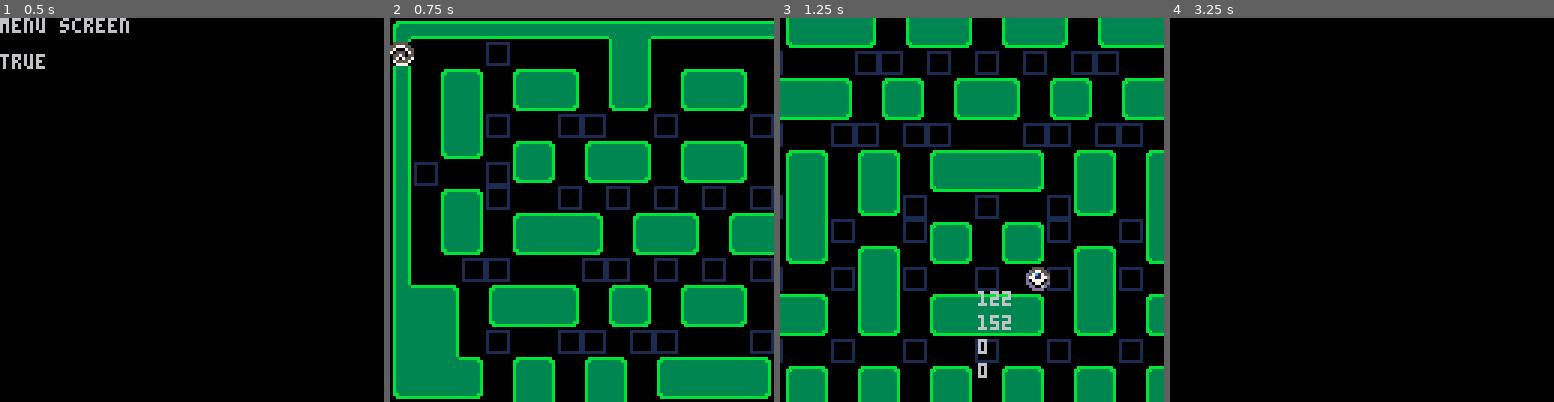
Above: before the commit, frames 1-4 (left to right).
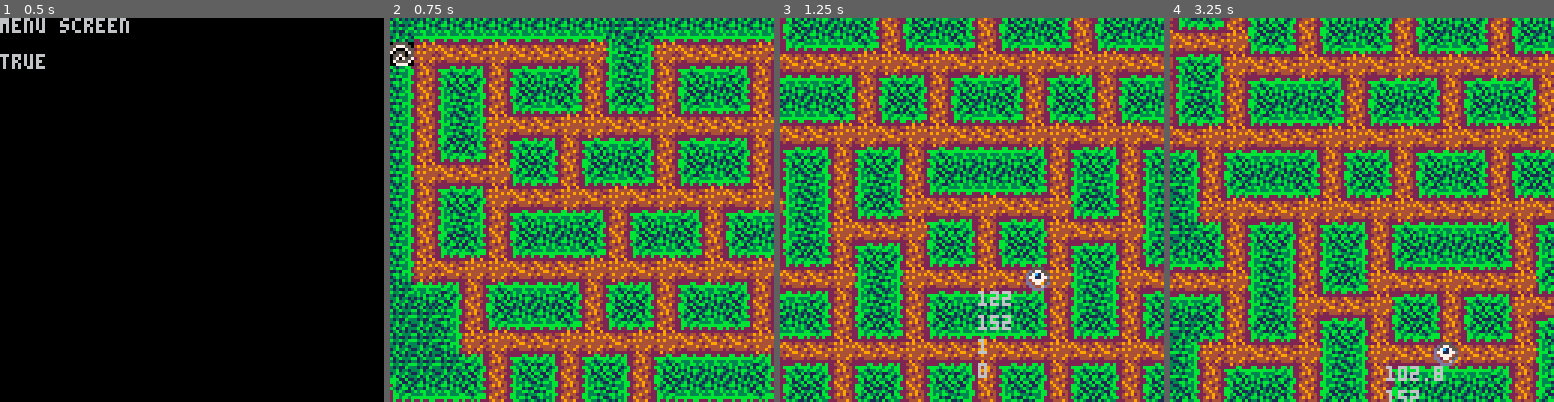
Above: after the commit, the same moments.

Repository: gnarza/CreepyCrawlers
Game: PICO-8 cartridge src/creepycrawler.p8
Same seed, same stepped clock (60 frames per second), same inputs: the game is played once before the commit and once after it.
Inputs:
- Up to frame 1 (0.5 s): tap X (X key) at 0.33 s
- Up to frame 2 (0.75 s): tap O (Z key) at 0.7 s
- Up to frame 3 (1.25 s): tap X (X key) at 1.07 s
- Up to frame 4 (3.25 s): hold Right 1.6-2.1 s; tap O (Z key) every 0.4 s from 1.7 to 2.9 s; tap X (X key) at 1.85, 2.97 s; hold Up 2.15-2.42 s; hold Right 2.47-3.03 s; hold Left from 3.08 s (still down)

Frame 1 is identical in both runs. In frame 2, 76% of the frame differs, in the area x 0-100%, y 0-100%; in frame 3, 78%; in frame 4, 100%.

Commit message:
Changed Map Art

Diff:
--- a/src/creepycrawler.p8
+++ b/src/creepycrawler.p8
@@ -140,7 +140,7 @@
 end
 
 function play_update()
-	buttpress(zbutt,end_init)
+	buttpress(zbutt,menu_init)
 	buttpress(xbutt,togglesound)
 
   update_game()
@@ -155,7 +155,7 @@
 	draw_crawlers()
   draw_bugs()
   -- if(#crawlers>1)then
-    print(#bugs,pl.x-16,pl.y+24)
+  print(currentLvl,pl.x-16,pl.y+24)
   -- end
   print(pl.length,pl.x-16,pl.y+32)
   print(pl.x, pl.x-16,pl.y+8)
@@ -201,6 +201,7 @@
   local b={}
   b.x=x
   b.y=y
+  b.width=4
   b.speed=1.1
   b.dx=0
   b.dy=0
@@ -223,7 +224,7 @@
   -- is player?
   c.pl=false
 
-	-- position
+  -- position
 	c.x=x
 	c.y=y
 	-- movement
@@ -244,7 +245,7 @@
 
   -- body
   c.tail={}
-    c.length=0
+  c.length=0
   c.maxLength=10
   c.tailSpr=33
 
@@ -349,7 +350,7 @@
     -- end
 
     currentLvl+=1
-    if(currentLvl==4)then
+    if(currentLvl>3)then
       end_init()
     end
   end
@@ -359,7 +360,7 @@
   spawner=lvl.spwnMgr
   lvl.sc+=1
   -- if(#bugs==0) then
-    lvl.sb+=1
+  lvl.sb+=1
   -- end
 
   -- make a new crawler if reached frequency and meet other criteria
@@ -772,18 +772,22 @@
   local dir={}
   local b=(get_dir(o)+2)%4
   -- left,down,right,up = 0,1,2,3
-  local currDir = get_dir(o)
-
-  if(wallColl(o,1,0)==false and currDir!=0 and currDir!=2)then
+  -- local currDir = get_dir(o)
+
+  -- if(wallColl(o,1,0)==false and currDir!=0 and currDir!=2)then
+  if(wallColl(o,1,0)==false and b!=0)then
     add(dir,0)
   end
-  if(wallColl(o,0,1)==false and currDir!=1 and currDir!=3)then
+  -- if(wallColl(o,0,1)==false and currDir!=1 and currDir!=3)then
+  if(wallColl(o,0,1)==false and b!=1)then
     add(dir,1)
   end
-  if(wallColl(o,-1,0)==false and currDir!=2 and currDir!=0)then
+  -- if(wallColl(o,-1,0)==false and currDir!=2 and currDir!=0)then
+  if(wallColl(o,-1,0)==false and b!=2)then
     add(dir,2)
   end
-  if(wallColl(o,0,-1)==false and currDir!=3 and currDir!=1)then
+  -- if(wallColl(o,0,-1)==false and currDir!=3 and currDir!=1)then
+  if(wallColl(o,0,-1)==false and b!=3)then
     add(dir,3)
   end
 
@@ -980,38 +984,38 @@
 
 
 __gff__
-0001010101010101010101010101010101010101010101010101010101010101204000800300000000000000010101012040204000000000000000000000000000000000000000000000000000000000000000000000000000000000000000000000000000000000000000000000000000000000000000000000000000000000
+0001000100000101010100000101010100000000010000000000000101010101204000800300000000000000010101012040204000000000000000000000000000000000000000000000000000000000000000000000000000000000000000000000000000000000000000000000000000000000000000000000000000000000
 0000000000000000000000000000000000000000000000000000000000000000000000000000000000000000000000000000000000000000000000000000000000000000000000000000000000000000000000000000000000000000000000000000000000000000000000000000000000000000000000000000000000000000
 __map__
-1905050505050505051e1f05050505051e1f0505050505050505180000000000000000000000000000000000000000000000000000000000000000000000000000000000000000000000000000000000000000000000000000000000000000000000000000000000000000000000000000000000000000000000000000000000
-2400000023000000000d0e00000000000d0e0000000023000000240000000000000000000000000000000000000000000000000000000000000000000000000000000000000000000000000000000000000000000000000000000000000000000000000000000000000000000000000000000000000000000000000000000000
-0a00090800091d08000d0e00091d08000d0e00091d08000908000a0000000000000000000000000000000000000000000000000000000000000000000000000000000000000000000000000000000000000000000000000000000000000000000000000000000000000000000000000000000000000000000000000000000000
-0a000d0e00060f0700060700060f0700060700060f07000d0e000a0000000000000000000000000000000000000000000000000000000000000000000000000000000000000000000000000000000000000000000000000000000000000000000000000000000000000000000000000000000000000000000000000000000000
-0a000d0e230000232300002300000023000023230000230d0e000a0000000000000000000000000000000000000000000000000000000000000000000000000000000000000000000000000000000000000000000000000000000000000000000000000000000000000000000000000000000000000000000000000000000000
-0a00060700090800091d0800091d0800091d08000908000607000a0000000000000000000000000000000000000000000000000000000000000000000000000000000000000000000000000000000000000000000000000000000000000000000000000000000000000000000000000000000000000000000000000000000000
-0a23000023060700060f0700060f0700060f07000607230000230a0000000000000000000000000000000000000000000000000000000000000000000000000000000000000000000000000000000000000000000000000000000000000000000000000000000000000000000000000000000000000000000000000000000000
-0a000908230000230023002300230023002300230000230908000a0000000000000000000000000000000000000000000000000000000000000000000000000000000000000000000000000000000000000000000000000000000000000000000000000000000000000000000000000000000000000000000000000000000000
-0a000d0e00091d1d0800091d0800091d0800091d1d08000d0e000a0000000000000000000000000000000000000000000000000000000000000000000000000000000000000000000000000000000000000000000000000000000000000000000000000000000000000000000000000000000000000000000000000000000000
-0a00060700060f0f0700060f0700060f0700060f0f07000607000a0000000000000000000000000000000000000000000000000000000000000000000000000000000000000000000000000000000000000000000000000000000000000000000000000000000000000000000000000000000000000000000000000000000000
-0a000023230000002323002300230023002323000000232300000a0000000000000000000000000000000000000000000000000000000000000000000000000000000000000000000000000000000000000000000000000000000000000000000000000000000000000000000000000000000000000000000000000000000000
-0c1d0800091d1d0800090800091d0800090800091d1d0800091d1c0000000000000000000000000000000000000000000000000000000000000000000000000000000000000000000000000000000000000000000000000000000000000000000000000000000000000000000000000000000000000000000000000000000000
-0d010e00060f0f0700060700060f0700060700060f0f07000d010e0000000000000000000000000000000000000000000000000000000000000000000000000000000000000000000000000000000000000000000000000000000000000000000000000000000000000000000000000000000000000000000000000000000000
-0d010e0023000023230023230000002323002323000023000d010e0000000000000000000000000000000000000000000000000000000000000000000000000000000000000000000000000000000000000000000000000000000000000000000000000000000000000000000000000000000000000000000000000000000000
-0d01120800090800090800091d1d1d08000908000908000911010e0000000000000000000000000000000000000000000000000000000000000000000000000000000000000000000000000000000000000000000000000000000000000000000000000000000000000000000000000000000000000000000000000000000000
-060f0f07000d0e000d0e00060f0f0f07000d0e000d0e00060f0f070000000000000000000000000000000000000000000000000000000000000000000000000000000000000000000000000000000000000000000000000000000000000000000000000000000000000000000000000000000000000000000000000000000000
-00000000230d0e000607230000230000230607000d0e23000000000000000000000000000000000000000000000000000000000000000000000000000000000000000000000000000000000000000000000000000000000000000000000000000000000000000000000000000000000000000000000000000000000000000000
-091d1d08000d0e230000230908000908230000230d0e00091d1d080000000000000000000000000000000000000000000000000000000000000000000000000000000000000000000000000000000000000000000000000000000000000000000000000000000000000000000000000000000000000000000000000000000000
-0d011007000607000908000607000607000908000607000613010e0000000000000000000000000000000000000000000000000000000000000000000000000000000000000000000000000000000000000000000000000000000000000000000000000000000000000000000000000000000000000000000000000000000000
-0d010e00230000230d0e230000230000230d0e23000023000d010e0000000000000000000000000000000000000000000000000000000000000000000000000000000000000000000000000000000000000000000000000000000000000000000000000000000000000000000000000000000000000000000000000000000000
-0d010e00091d08000d0e00091d1d1d08000d0e00091d08000d010e0000000000000000000000000000000000000000000000000000000000000000000000000000000000000000000000000000000000000000000000000000000000000000000000000000000000000000000000000000000000000000000000000000000000
-020f0700060f0700060700060f0f0f0700060700060f0700060f040000000000000000000000000000000000000000000000000000000000000000000000000000000000000000000000000000000000000000000000000000000000000000000000000000000000000000000000000000000000000000000000000000000000
-0a000023230000230000230000230000230000230000232300000a0000000000000000000000000000000000000000000000000000000000000000000000000000000000000000000000000000000000000000000000000000000000000000000000000000000000000000000000000000000000000000000000000000000000
-0a000908000908000908000908000908000908000908000908000a0000000000000000000000000000000000000000000000000000000000000000000000000000000000000000000000000000000000000000000000000000000000000000000000000000000000000000000000000000000000000000000000000000000000
-0a000d0e000607000607000d0e000d0e000607000607000d0e000a0000000000000000000000000000000000000000000000000000000000000000000000000000000000000000000000000000000000000000000000000000000000000000000000000000000000000000000000000000000000000000000000000000000000
-0a000d0e230000230000230607000607230000230000230d0e000a0000000000000000000000000000000000000000000000000000000000000000000000000000000000000000000000000000000000000000000000000000000000000000000000000000000000000000000000000000000000000000000000000000000000
-0a000607000908000908230000230000230908000908000607000a0000000000000000000000000000000000000000000000000000000000000000000000000000000000000000000000000000000000000000000000000000000000000000000000000000000000000000000000000000000000000000000000000000000000
-0a230000230d0e000607000908000908000607000d0e230000230a0000000000000000000000000000000000000000000000000000000000000000000000000000000000000000000000000000000000000000000000000000000000000000000000000000000000000000000000000000000000000000000000000000000000
-0a000908000d0e230000230d0e000d0e230000230d0e000908000a0000000000000000000000000000000000000000000000000000000000000000000000000000000000000000000000000000000000000000000000000000000000000000000000000000000000000000000000000000000000000000000000000000000000
-0a000607000607000908000607000607000908000607000607000a0000000000000000000000000000000000000000000000000000000000000000000000000000000000000000000000000000000000000000000000000000000000000000000000000000000000000000000000000000000000000000000000000000000000
-24000000230000000d0e000000230000000d0e00000023000000240000000000000000000000000000000000000000000000000000000000000000000000000000000000000000000000000000000000000000000000000000000000000000000000000000000000000000000000000000000000000000000000000000000000
-1605050505050505151405050505050505151405050505050505170000000000000000000000000000000000000000000000000000000000000000000000000000000000000000000000000000000000000000000000000000000000000000000000000000000000000000000000000000000000000000000000000000000000
+010f0f0f0f0f0f0f0f01010f0f0f0f0f01010f0f0f0f0f0f0f0f010000000000000000000000000000000000000000000000000000000000000000000000000000000000000000000000000000000000000000000000000000000000000000000000000000000000000000000000000000000000000000000000000000000000
+240a1a1a231a1a1a0a0d0e0a1a1a1a0a0d0e0a1a1a1a231a1a0a240000000000000000000000000000000000000000000000000000000000000000000000000000000000000000000000000000000000000000000000000000000000000000000000000000000000000000000000000000000000000000000000000000000000
+0e0b09080b091d080b0d0e0b091d080b0d0e0b091d080b09080b0d0000000000000000000000000000000000000000000000000000000000000000000000000000000000000000000000000000000000000000000000000000000000000000000000000000000000000000000000000000000000000000000000000000000000
+0e0b0d0e0b060f070b06070b060f070b06070b060f070b0d0e0b0d0000000000000000000000000000000000000000000000000000000000000000000000000000000000000000000000000000000000000000000000000000000000000000000000000000000000000000000000000000000000000000000000000000000000
+0e0b0d0e231a1a23231a1a231a1a1a231a1a23231a1a230d0e0b0d0000000000000000000000000000000000000000000000000000000000000000000000000000000000000000000000000000000000000000000000000000000000000000000000000000000000000000000000000000000000000000000000000000000000
+0e0b06070b09080b091d080b091d080b091d080b09080b06070b0d0000000000000000000000000000000000000000000000000000000000000000000000000000000000000000000000000000000000000000000000000000000000000000000000000000000000000000000000000000000000000000000000000000000000
+0e231a1a2306070b060f070b060f070b060f070b0607231a1a230d0000000000000000000000000000000000000000000000000000000000000000000000000000000000000000000000000000000000000000000000000000000000000000000000000000000000000000000000000000000000000000000000000000000000
+0e0b0908231a1a231a231a231a231a231a231a231a1a2309080b0d0000000000000000000000000000000000000000000000000000000000000000000000000000000000000000000000000000000000000000000000000000000000000000000000000000000000000000000000000000000000000000000000000000000000
+0e0b0d0e0b091d1d080b091d080b091d080b091d1d080b0d0e0b0d0000000000000000000000000000000000000000000000000000000000000000000000000000000000000000000000000000000000000000000000000000000000000000000000000000000000000000000000000000000000000000000000000000000000
+0e0b06070b060f0f070b060f070b060f070b060f0f070b06070b0d0000000000000000000000000000000000000000000000000000000000000000000000000000000000000000000000000000000000000000000000000000000000000000000000000000000000000000000000000000000000000000000000000000000000
+0e0a1a23231a1a1a23231a231a231a231a23231a1a1a23231a1a0d0000000000000000000000000000000000000000000000000000000000000000000000000000000000000000000000000000000000000000000000000000000000000000000000000000000000000000000000000000000000000000000000000000000000
+011d080b091d1d080b09080b091d080b09080b091d1d080b091d010000000000000000000000000000000000000000000000000000000000000000000000000000000000000000000000000000000000000000000000000000000000000000000000000000000000000000000000000000000000000000000000000000000000
+01010e0b060f0f070b06070b060f070b06070b060f0f070b0d01010000000000000000000000000000000000000000000000000000000000000000000000000000000000000000000000000000000000000000000000000000000000000000000000000000000000000000000000000000000000000000000000000000000000
+01010e0a231a1a23231a23231a1a1a23231a23231a1a230b0d01010000000000000000000000000000000000000000000000000000000000000000000000000000000000000000000000000000000000000000000000000000000000000000000000000000000000000000000000000000000000000000000000000000000000
+010101080b09080b09080b091d1d1d080b09080b09080b090101010000000000000000000000000000000000000000000000000000000000000000000000000000000000000000000000000000000000000000000000000000000000000000000000000000000000000000000000000000000000000000000000000000000000
+060f0f070b0d0e0b0d0e0b060f0f0f070b0d0e0b0d0e0b060f0f070000000000000000000000000000000000000000000000000000000000000000000000000000000000000000000000000000000000000000000000000000000000000000000000000000000000000000000000000000000000000000000000000000000000
+1a1a1a1a230d0e0b0607231a1a231a1a2306070b0d0e231a1a1a1a0000000000000000000000000000000000000000000000000000000000000000000000000000000000000000000000000000000000000000000000000000000000000000000000000000000000000000000000000000000000000000000000000000000000
+011d1d080b0d0e231a1a2309080b0908231a1a230d0e0b091d1d010000000000000000000000000000000000000000000000000000000000000000000000000000000000000000000000000000000000000000000000000000000000000000000000000000000000000000000000000000000000000000000000000000000000
+010101070b06070b09080b06070b06070b09080b06070b060101010000000000000000000000000000000000000000000000000000000000000000000000000000000000000000000000000000000000000000000000000000000000000000000000000000000000000000000000000000000000000000000000000000000000
+01010e0a231a1a230d0e231a1a231a1a230d0e231a1a230a0d01010000000000000000000000000000000000000000000000000000000000000000000000000000000000000000000000000000000000000000000000000000000000000000000000000000000000000000000000000000000000000000000000000000000000
+01010e0b091d080b0d0e0b091d1d1d080b0d0e0b091d080b0d01010000000000000000000000000000000000000000000000000000000000000000000000000000000000000000000000000000000000000000000000000000000000000000000000000000000000000000000000000000000000000000000000000000000000
+010f070b060f070b06070b060f0f0f070b06070b060f070b060f010000000000000000000000000000000000000000000000000000000000000000000000000000000000000000000000000000000000000000000000000000000000000000000000000000000000000000000000000000000000000000000000000000000000
+0e0a1a23231a1a231a1a231a1a231a1a231a1a231a1a23231a0a0d0000000000000000000000000000000000000000000000000000000000000000000000000000000000000000000000000000000000000000000000000000000000000000000000000000000000000000000000000000000000000000000000000000000000
+0e0b09080b09080b09080b09080b09080b09080b09080b09080b0d0000000000000000000000000000000000000000000000000000000000000000000000000000000000000000000000000000000000000000000000000000000000000000000000000000000000000000000000000000000000000000000000000000000000
+0e0b0d0e0b06070b06070b0d0e0b0d0e0b06070b06070b0d0e0b0d0000000000000000000000000000000000000000000000000000000000000000000000000000000000000000000000000000000000000000000000000000000000000000000000000000000000000000000000000000000000000000000000000000000000
+0e0b0d0e231a1a231a1a2306070b0607231a1a231a1a230d0e0b0d0000000000000000000000000000000000000000000000000000000000000000000000000000000000000000000000000000000000000000000000000000000000000000000000000000000000000000000000000000000000000000000000000000000000
+0e0b06070b09080b0908231a1a231a1a2309080b09080b06070b0d0000000000000000000000000000000000000000000000000000000000000000000000000000000000000000000000000000000000000000000000000000000000000000000000000000000000000000000000000000000000000000000000000000000000
+0e231a1a230d0e0b06070b09080b09080b06070b0d0e231a1a230d0000000000000000000000000000000000000000000000000000000000000000000000000000000000000000000000000000000000000000000000000000000000000000000000000000000000000000000000000000000000000000000000000000000000
+0e0b09080b0d0e231a1a230d0e0b0d0e231a1a230d0e0b09080b0d0000000000000000000000000000000000000000000000000000000000000000000000000000000000000000000000000000000000000000000000000000000000000000000000000000000000000000000000000000000000000000000000000000000000
+0e0b06070b06070b09080b06070b06070b09080b06070b06070b0d0000000000000000000000000000000000000000000000000000000000000000000000000000000000000000000000000000000000000000000000000000000000000000000000000000000000000000000000000000000000000000000000000000000000
+240a1a1a231a1a0a0d0e0a1a1a231a1a0a0d0e0a1a1a231a1a0a240000000000000000000000000000000000000000000000000000000000000000000000000000000000000000000000000000000000000000000000000000000000000000000000000000000000000000000000000000000000000000000000000000000000
+061d1d1d1d1d1d1d01011d1d1d1d1d1d1d01011d1d1d1d1d1d1d010000000000000000000000000000000000000000000000000000000000000000000000000000000000000000000000000000000000000000000000000000000000000000000000000000000000000000000000000000000000000000000000000000000000
Not shown, changed: 24 lines of the sprite sheet (__gfx__) section of src/creepycrawler.p8
